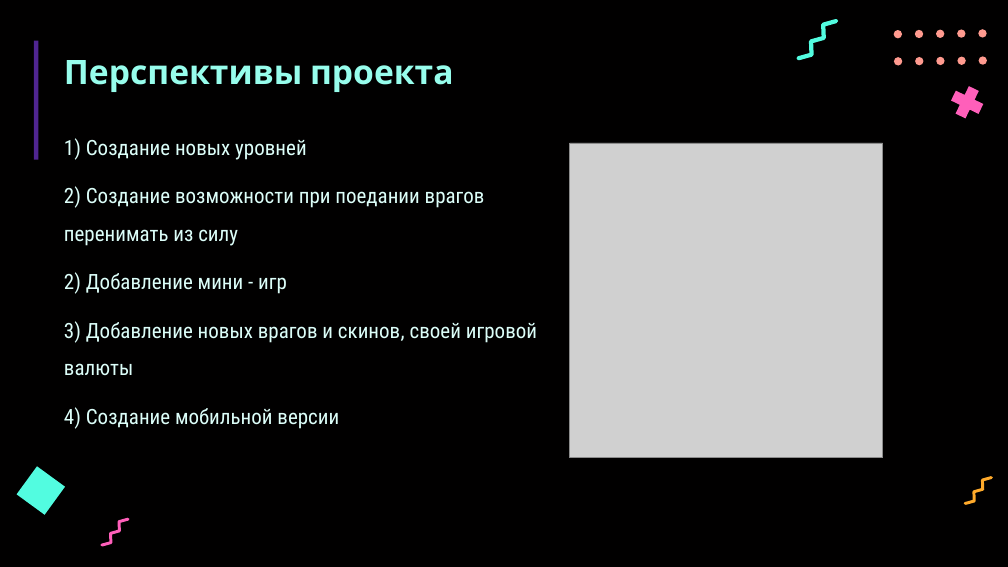
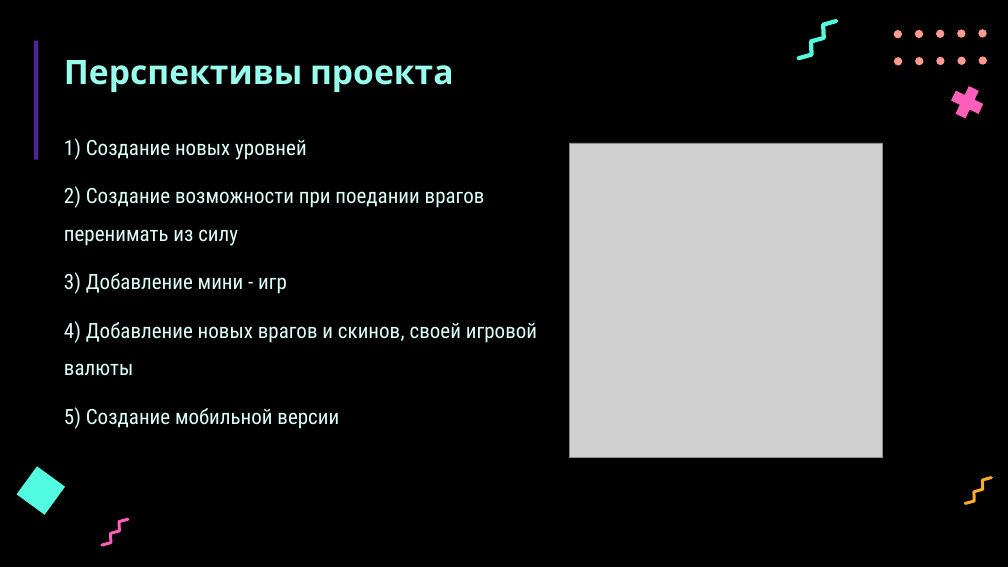
Before and after one commit to ullvea/project_pygame, a slide deck: slide 7 of for project protection/Презентация.pptx. Drawn at 1008x567 pixels with LibreOffice and Linux fonts; fonts in the diff are those of the drawing; grey boxes stand for pictures. Boxes give left, top, right and bottom in pixels: in the first picture for what was removed or moved away, otherwise in the second. Text is boxed around its words. In the diff, an @@ line names an element or a change of style, - is before the commit and + after.

```diff
--- a/for project protection/Презентация.pptx
+++ b/for project protection/Презентация.pptx
@@ text at [64,272,537,429]: text changed @@
-2) Добавление мини - игр
-3) Добавление новых врагов и скинов, своей игровой валюты
-4) Создание мобильной версии
+3) Добавление мини - игр
+4) Добавление новых врагов и скинов, своей игровой валюты
+5) Создание мобильной версии
```
Also in this commit, not shown: 2 other files.
